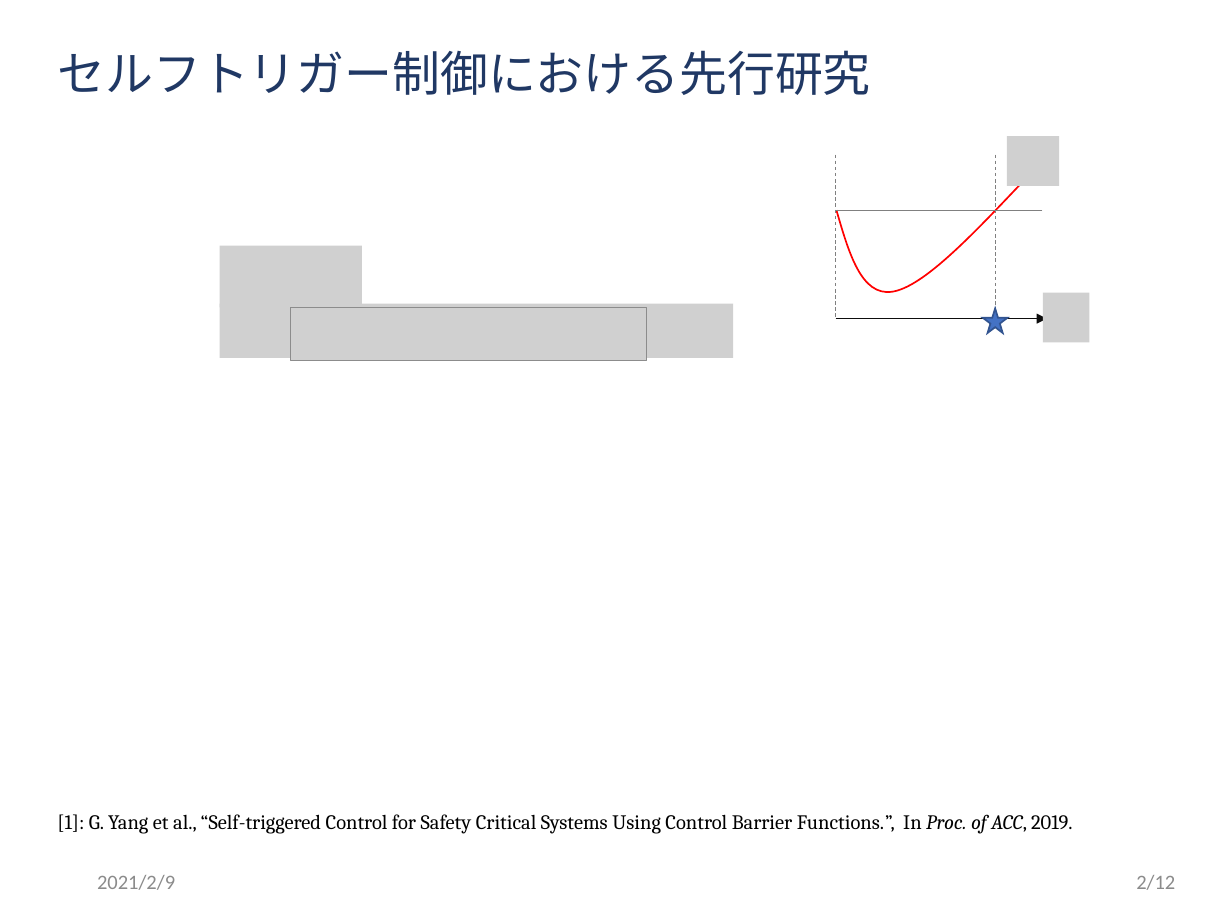
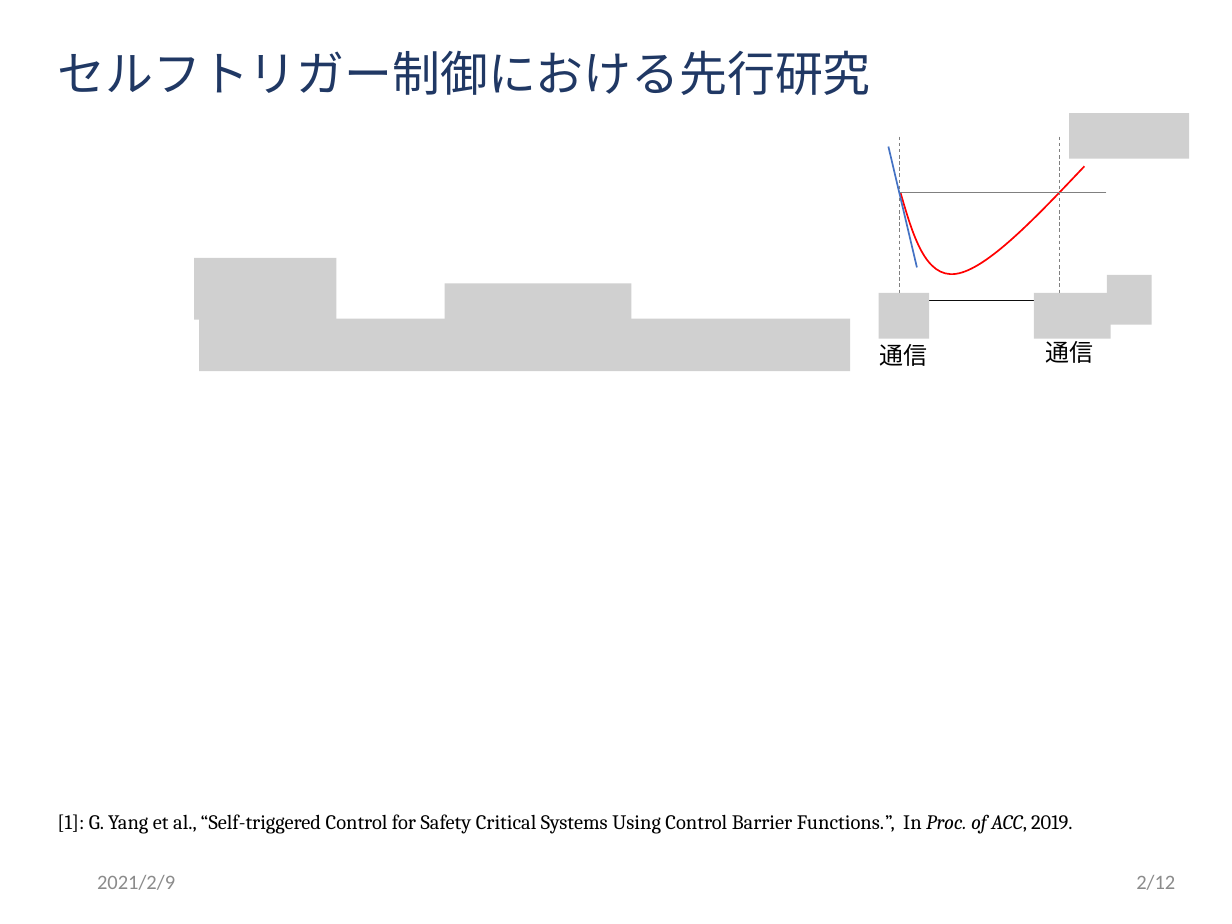
Before and after one commit to ibuki1024/thesis, a slide deck: slide 3 of slide/master.pptx. Drawn at 1232x924 pixels with LibreOffice and Linux fonts; fonts in the diff are those of the drawing; grey boxes stand for pictures; background and template pictures are left out. Boxes give left, top, right and bottom in pixels: in the first picture for what was removed or moved away, otherwise in the second. Text is boxed around its words. In the diff, an @@ line names an element or a change of style, - is before the commit and + after.

```diff
--- a/slide/master.pptx
+++ b/slide/master.pptx
@@ picture added at [1069, 113, 1189, 159] @@
@@ line added from (888, 147) to (917, 267), #4472C4 1 pt @@
@@ picture removed at [1007, 137, 1058, 186] @@
@@ 3 lines, 1 arrow, 1 freeform shape: place and size @@
-3 lines, 1 arrow, 1 freeform shape at [835, 155, 1047, 319]
+3 lines, 1 arrow, 1 freeform shape at [899, 137, 1111, 301]
@@ picture: place and size @@
-picture at [219, 245, 361, 307]
+picture at [195, 257, 336, 319]
@@ picture added at [445, 283, 632, 325] @@
@@ picture added at [878, 293, 929, 339] @@
@@ picture: place and size @@
-picture at [1042, 293, 1089, 342]
+picture at [1034, 293, 1110, 339]
@@ picture added at [1106, 275, 1151, 324] @@
@@ picture: place and size @@
-picture at [219, 303, 733, 357]
+picture at [200, 319, 850, 372]
@@ rounded rectangle added at [262, 322, 616, 371], fill #4472C4 at 10% opacity @@
@@ picture removed at [291, 308, 647, 361] @@
@@ star removed at [983, 308, 1008, 333] @@
@@ text added at [879, 344, 927, 366], 14 pt, text #000000 @@
+通信
@@ text added at [1046, 337, 1094, 363], 14 pt, text #000000 @@
+通信
```
Also in this commit, not shown: 2 other slides changed, 4 other files.
